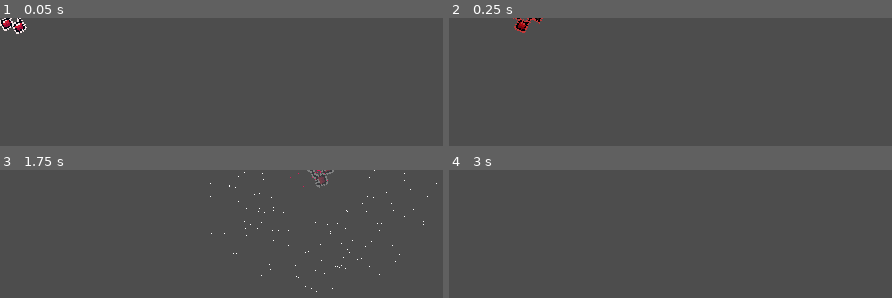
Above: before the commit, frames 1-4 (two rows, left to right).
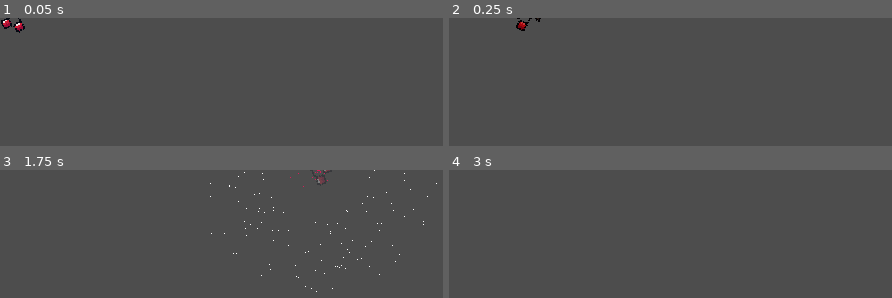
Above: after the commit, the same moments.

Repository: alexg-lviv/FruitTheNinja
Game: Godot game, scene res://src/Projectiles/Cherry/Cherry.tscn
The game is run twice, just before and just after one commit, with the same random seed, the same clock (stepped at 60 frames per second) and the same inputs. This scene is started directly instead of the project's main scene. The engine's default icon, where the game draws it, is replaced by a stand-in: a white triangle on a blue panel in a dark square.
Inputs (mouse positions are in pixels of both pictures, inside the frame that each line leads up to):
- Up to frame 1 (0.05 s): no input
- Up to frame 2 (0.25 s): no input
- Up to frame 3 (1.75 s): move the mouse to (outside the picture) at 0.52 s; press the mouse at (outside the picture) at 0.53 s; move the mouse to (outside the picture) at 1.27 s; release the mouse at (outside the picture) at 1.28 s; tap 1 (projectile_1) at 1.35 s; click (outside the picture) at 1.42 s
- Up to frame 4 (3 s): move the mouse to (outside the picture) at 2.02 s; tap 2 (projectile_2) at 2.1 s; click (outside the picture) at 2.17 s; tap Enter at 2.75 s; move the mouse to (outside the picture) at 2.77 s; tap 3 (projectile_3) at 2.85 s; click (outside the picture) at 2.92 s

The runs differ from the first frame. In frame 1, 0.2% of the frame differs, in the area x 0-7%, y 0-13%; in frame 2, 0.2%; in frame 3, 0.2%; in frame 4, nothing differs.

Commit message:
Fix cherry icons

Diff:
--- a/src/Projectiles/Banana/Banana.tscn
+++ b/src/Projectiles/Banana/Banana.tscn
@@ -2,7 +2,7 @@
 
 [ext_resource type="PackedScene" uid="uid://vy6xu767jks6" path="res://src/Projectiles/Projectile.tscn" id="1_0slcs"]
 [ext_resource type="Script" path="res://src/Projectiles/Banana/Banana.gd" id="2_dbq6w"]
-[ext_resource type="Texture2D" uid="uid://bttocv7axr5u3" path="res://assets/fruits/Banana-blackt.png" id="3_yds8g"]
+[ext_resource type="Texture2D" uid="uid://bttocv7axr5u3" path="res://assets/fruits/Banana-black.png" id="3_yds8g"]
 [ext_resource type="Shader" path="res://src/Projectiles/Slice.gdshader" id="4_yqsd1"]
 
 [sub_resource type="CircleShape2D" id="CircleShape2D_i3fqu"]
--- a/src/Projectiles/Cherry/Cherry.tscn
+++ b/src/Projectiles/Cherry/Cherry.tscn
@@ -1,9 +1,9 @@
-[gd_scene load_steps=15 format=3 uid="uid://cr2a3ldhycnuw"]
+[gd_scene load_steps=15 format=3 uid="uid://bau1ce6c6wvu6"]
 
 [ext_resource type="PackedScene" uid="uid://vy6xu767jks6" path="res://src/Projectiles/Projectile.tscn" id="1_gw12d"]
 [ext_resource type="Shader" path="res://src/Projectiles/Slice.gdshader" id="2_pg3d8"]
 [ext_resource type="Script" path="res://src/Projectiles/Cherry/Cherry.gd" id="2_r0xsc"]
-[ext_resource type="Texture2D" uid="uid://x2553hfnolis" path="res://assets/fruits/Cereza.png" id="3_v3mq3"]
+[ext_resource type="Texture2D" uid="uid://52lxpnvb0bq" path="res://assets/fruits/Cherry-black.png" id="3_posar"]
 [ext_resource type="AudioStream" uid="uid://b137kr1okyyvt" path="res://assets/sound/pineaple_explosion.mp3" id="5_xkhct"]
 
 [sub_resource type="CircleShape2D" id="CircleShape2D_37mfg"]
@@ -22,6 +22,21 @@
 shader_parameter/cut_end = Vector2(0.5, 1)
 shader_parameter/which_side = -1.0
 
+[sub_resource type="Animation" id="Animation_md7eo"]
+length = 0.001
+tracks/0/type = "value"
+tracks/0/imported = false
+tracks/0/enabled = true
+tracks/0/path = NodePath("Sprite2D:modulate")
+tracks/0/interp = 1
+tracks/0/loop_wrap = true
+tracks/0/keys = {
+"times": PackedFloat32Array(0),
+"transitions": PackedFloat32Array(1),
+"update": 0,
+"values": [Color(1, 1, 1, 1)]
+}
+
 [sub_resource type="Animation" id="Animation_q7ysv"]
 resource_name = "detonating"
 length = 0.6
@@ -37,21 +52,6 @@
 "transitions": PackedFloat32Array(1, 1, 1),
 "update": 0,
 "values": [Color(1, 1, 1, 1), Color(0.713726, 0, 0, 1), Color(1, 1, 1, 1)]
-}
-
-[sub_resource type="Animation" id="Animation_md7eo"]
-length = 0.001
-tracks/0/type = "value"
-tracks/0/imported = false
-tracks/0/enabled = true
-tracks/0/path = NodePath("Sprite2D:modulate")
-tracks/0/interp = 1
-tracks/0/loop_wrap = true
-tracks/0/keys = {
-"times": PackedFloat32Array(0),
-"transitions": PackedFloat32Array(1),
-"update": 0,
-"values": [Color(1, 1, 1, 1)]
 }
 
 [sub_resource type="AnimationLibrary" id="AnimationLibrary_kmy80"]
@@ -96,7 +96,7 @@
 
 [node name="Sprite2D" parent="." index="1"]
 scale = Vector2(3, 3)
-texture = ExtResource("3_v3mq3")
+texture = ExtResource("3_posar")
 
 [node name="DeathParticles" parent="." index="5"]
 modulate = Color(0.835294, 0.117647, 0.352941, 1)
@@ -107,12 +107,12 @@
 [node name="LeftPiece" parent="SplitPieces" index="0"]
 material = SubResource("ShaderMaterial_uk32d")
 scale = Vector2(3, 3)
-texture = ExtResource("3_v3mq3")
+texture = ExtResource("3_posar")
 
 [node name="RightPiece" parent="SplitPieces" index="1"]
 material = SubResource("ShaderMaterial_jk681")
 scale = Vector2(3, 3)
-texture = ExtResource("3_v3mq3")
+texture = ExtResource("3_posar")
 
 [node name="DetonateAnimationPlayer" type="AnimationPlayer" parent="." index="10"]
 libraries = {
Binary file added: assets/fruits/Cherry-black.png
Not shown, changed: assets/fruits/Cherry-black.png.import
Renamed: assets/fruits/Cereza.png -> assets/fruits/Cherry.png
Not shown, added: assets/fruits/Cherry.png.import
